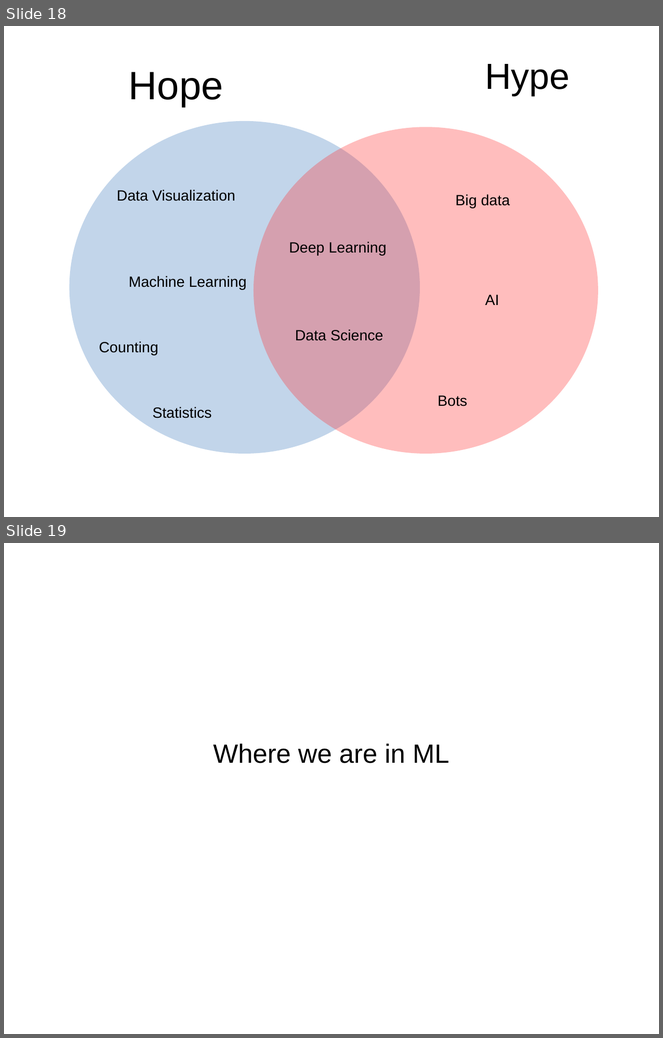
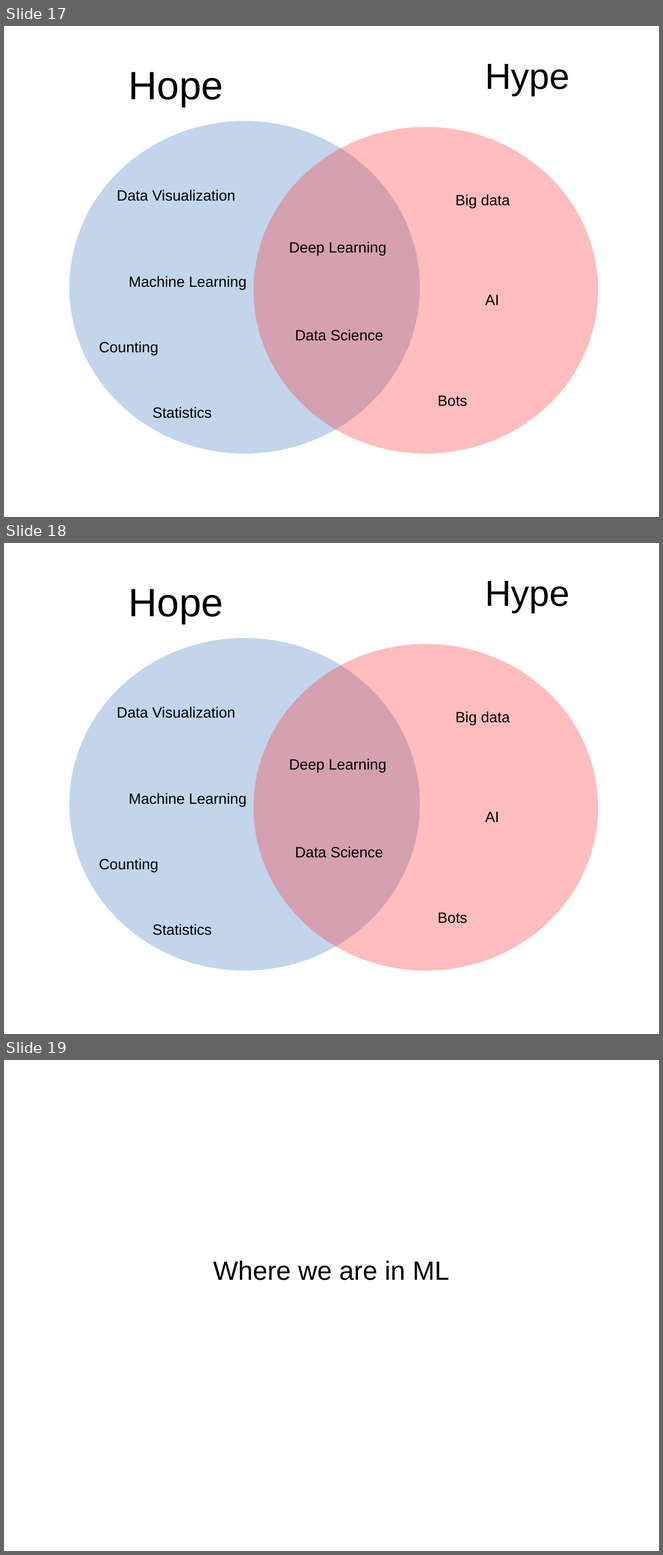
Before and after one commit to amueller/talks_odt, a slide deck: 2017/promises_and_perils_pyparis.odp. Shown one above the other, each under a label of ours: slides 18 and 19 before the commit, slides 17, 18 and 19 after it. The pictures are 663x1038 and 663x1555 pixels, drawn with LibreOffice and Linux fonts; fonts in the diff are those of the drawing. Boxes give left, top, right and bottom in pixels: in the first picture for what was removed or moved away, otherwise in the second. Text is boxed around its words. In the diff, an @@ line names an element or a change of style, - is before the commit and + after.

```diff
--- a/2017/promises_and_perils_pyparis.odp
+++ b/2017/promises_and_perils_pyparis.odp
@@ slide 18 added at <box>4,543,659,1034</box>, background #FFFFFF @@
@@ text added at <box>129,589,223,624</box>, 48 pt, text #000000 @@
+Hope
@@ text added at <box>486,581,570,613</box>, 44 pt, text #000000 @@
+Hype
@@ ellipse added at <box>70,638,420,971</box>, fill #729FCF at 43% opacity @@
@@ ellipse added at <box>254,644,598,971</box>, fill #FF3333 at 32% opacity @@
@@ text added at <box>117,707,235,718</box>, 18 pt, text #000000 @@
+Data Visualization
@@ text added at <box>455,711,510,725</box>, 18 pt, text #000000 @@
+Big data
@@ text added at <box>289,759,387,773</box>, 18 pt, text #000000 @@
+Deep Learning
@@ text added at <box>129,793,247,807</box>, 18 pt, text #000000 @@
+Machine Learning
@@ text added at <box>486,812,500,822</box>, 18 pt, text #000000 @@
+AI
@@ text added at <box>295,847,384,858</box>, 18 pt, text #000000 @@
+Data Science
@@ text added at <box>99,859,158,873</box>, 18 pt, text #000000 @@
+Counting
@@ text added at <box>438,913,467,924</box>, 18 pt, text #000000 @@
+Bots
@@ text added at <box>153,924,212,936</box>, 18 pt, text #000000 @@
+Statistics
@@ what was slide 18 is now slide 17 @@
```
Also in this commit, not shown: 1 slide changed, 3 other slides added, 1 slide removed.
